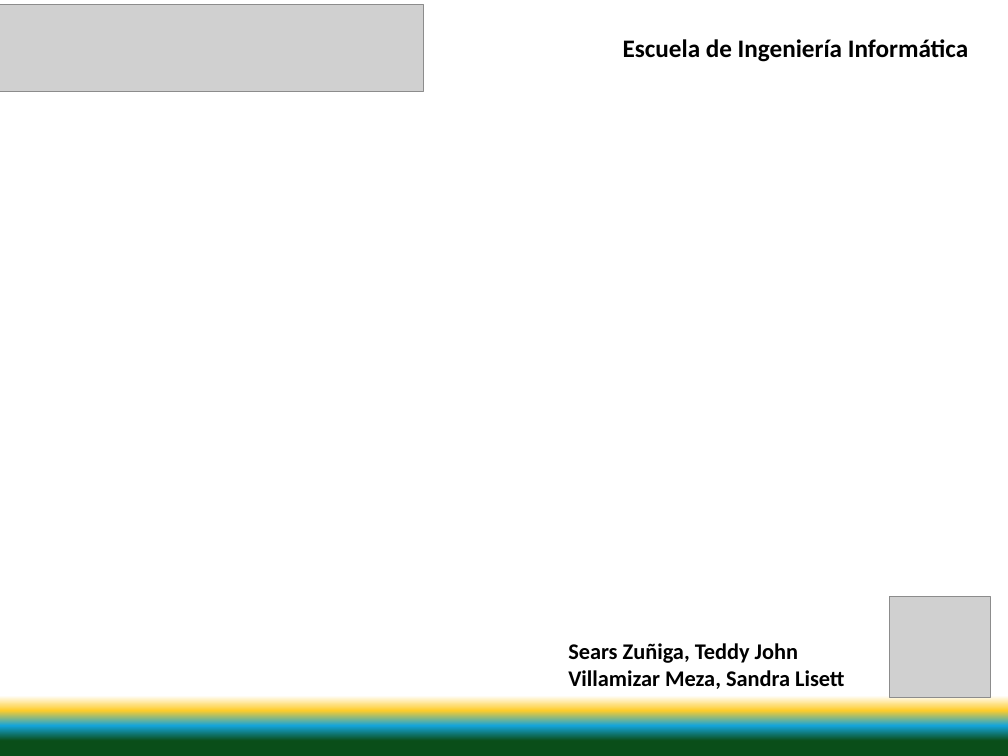
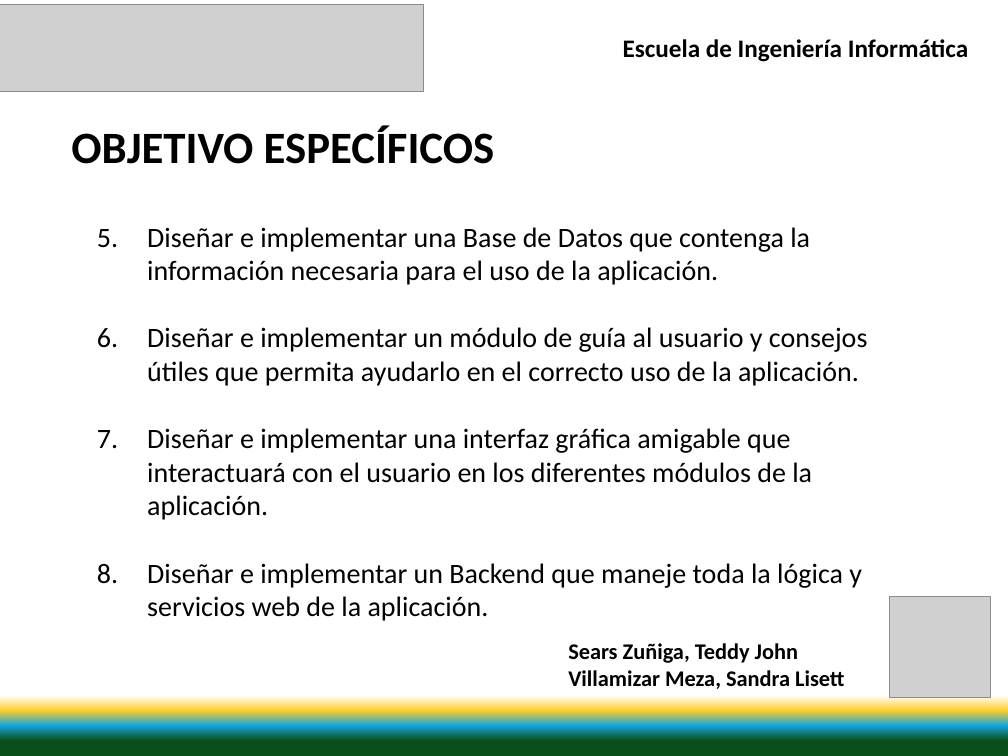
Before and after one commit to svillami/SanTed, a slide deck: slide 6 of Documentacion/Presentacion/Presentacion V1.0.pptx. Drawn at 1008x756 pixels with LibreOffice and Linux fonts; fonts in the diff are those of the drawing; grey boxes stand for pictures. Boxes give left, top, right and bottom in pixels: in the first picture for what was removed or moved away, otherwise in the second. Text is boxed around its words. In the diff, an @@ line names an element or a change of style, - is before the commit and + after.

Commit message:
Objetivos
Se agregan los objetivos específicos a la presentación

```diff
--- a/Documentacion/Presentacion/Presentacion V1.0.pptx
+++ b/Documentacion/Presentacion/Presentacion V1.0.pptx
@@ text added at [71, 126, 495, 164], 32 pt, text #000000, bold @@
+OBJETIVO ESPECÍFICOS
@@ text added at [147, 227, 867, 621], 20 pt, text #000000 @@
+5. Diseñar e implementar una Base de Datos que contenga la información necesaria para el uso de la aplicación.
+6. Diseñar e implementar un módulo de guía al usuario y consejos útiles que permita ayudarlo en el correcto uso de la aplicación.
+7. Diseñar e implementar una interfaz gráfica amigable que interactuará con el usuario en los diferentes módulos de la aplicación.
+8. Diseñar e implementar un Backend que maneje toda la lógica y servicios web de la aplicación.
```
Also in this commit, not shown: 1 other slide changed, 2 other files.
